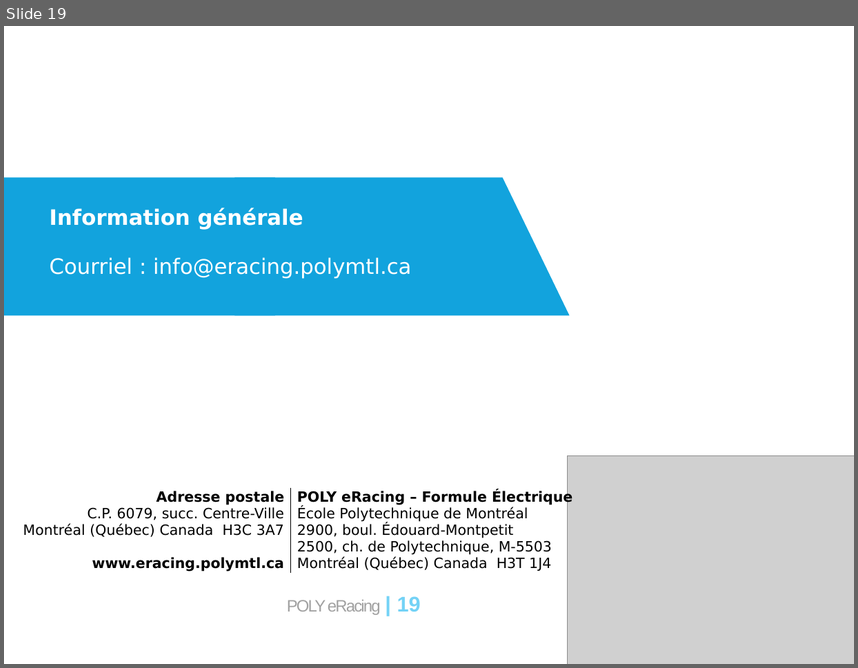
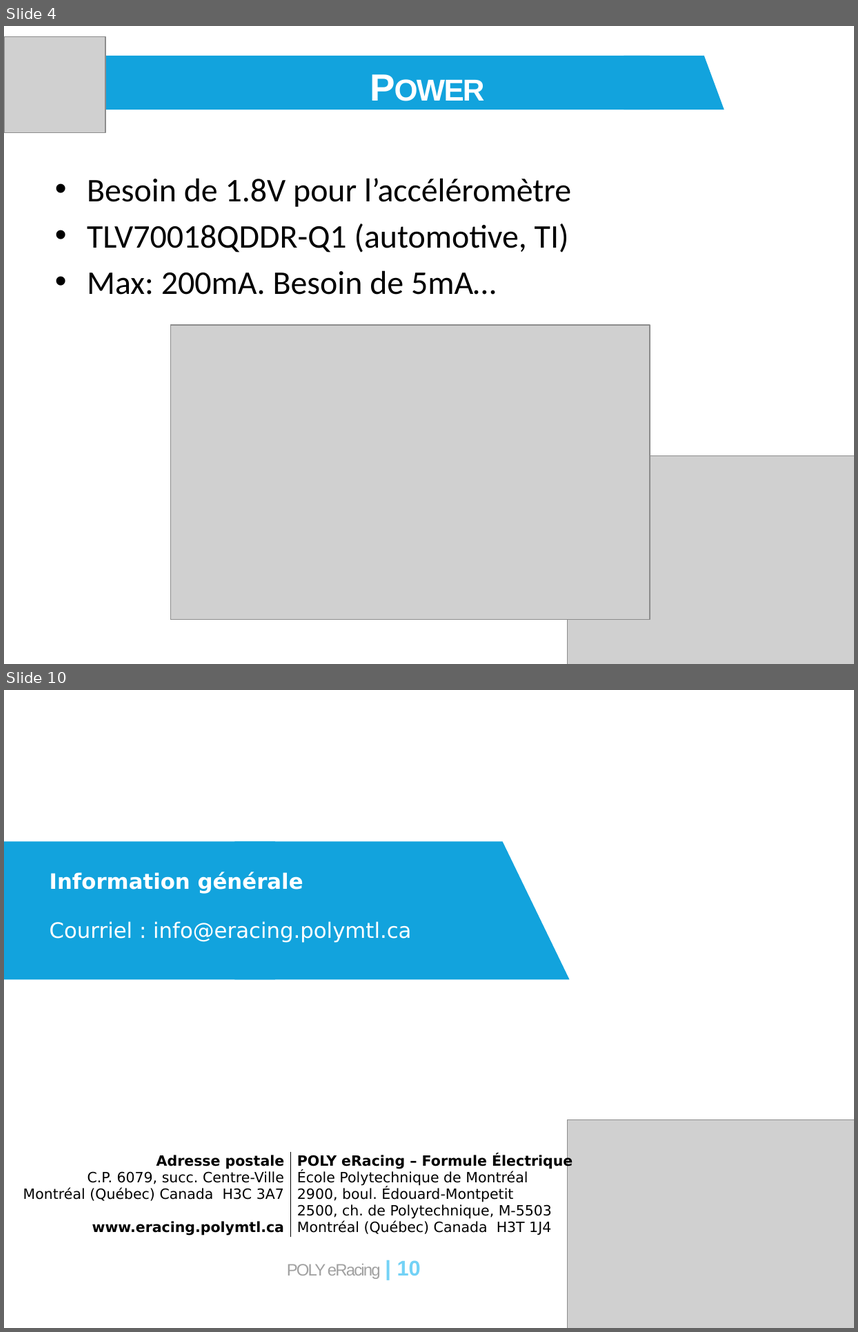
Before and after one commit to eRacing/DAQ, a slide deck: doc/DAQ_v3_DR1.pptx. Shown one above the other, each under a label of ours: slide 19 before the commit, slides 4 and 10 after it; the slides between them are not shown. The pictures are 858x668 and 858x1332 pixels, drawn with LibreOffice and Linux fonts; fonts in the diff are those of the drawing; grey boxes stand for pictures. Boxes give left, top, right and bottom in pixels: in the first picture for what was removed or moved away, otherwise in the second. Text is boxed around its words. In the diff, an @@ line names an element or a change of style, - is before the commit and + after.

```diff
--- a/doc/DAQ_v3_DR1.pptx
+++ b/doc/DAQ_v3_DR1.pptx
@@ slide 4 added at bbox=[4, 26, 854, 664], background #FFFFFF @@
@@ picture added at bbox=[4, 37, 105, 133] @@
@@ rectangle added at bbox=[62, 56, 650, 110], fill #12A3DD @@
@@ text added at bbox=[157, 52, 691, 103], 32 pt, text #FFFFFF, bold, small capitals @@
+Power
@@ flow chart manual input added at bbox=[624, 56, 724, 110], fill #12A3DD @@
@@ text added at bbox=[87, 178, 571, 294], 28 pt, text #000000 @@
+• Besoin de 1.8V pour l’accéléromètre
+• TLV70018QDDR-Q1 (automotive, TI)
+• Max: 200mA. Besoin de 5mA…
@@ picture added at bbox=[170, 324, 650, 619] @@
@@ picture added at bbox=[568, 455, 854, 664] @@
@@ what was slide 19 is now slide 10 @@
@@ page number at bbox=[287, 1260, 421, 1279]: text changed @@
-POLY eRacing | 19
+POLY eRacing | 10
```
Also in this commit, not shown: 3 slides changed, 5 other slides added, 15 slides removed, 2 other files.
